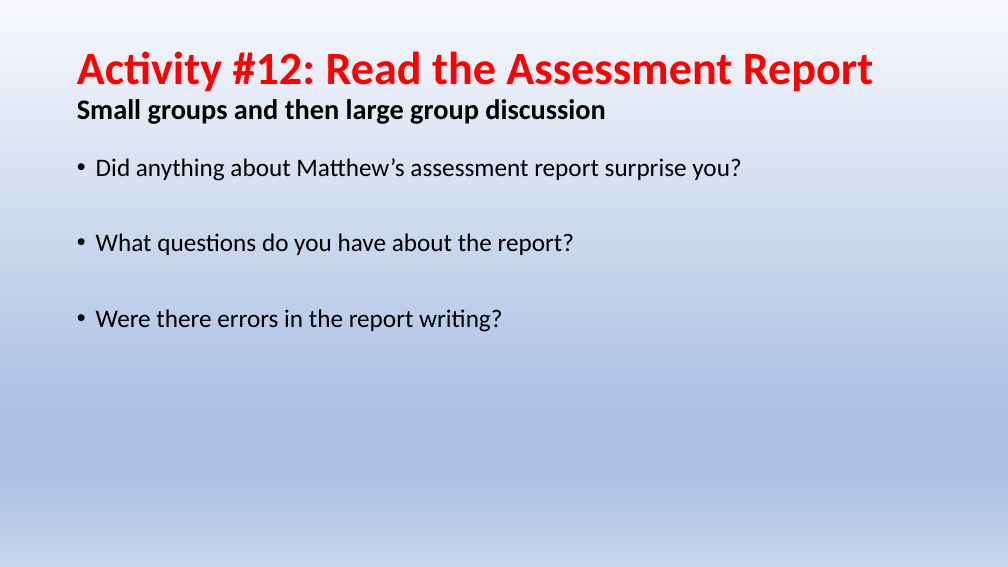
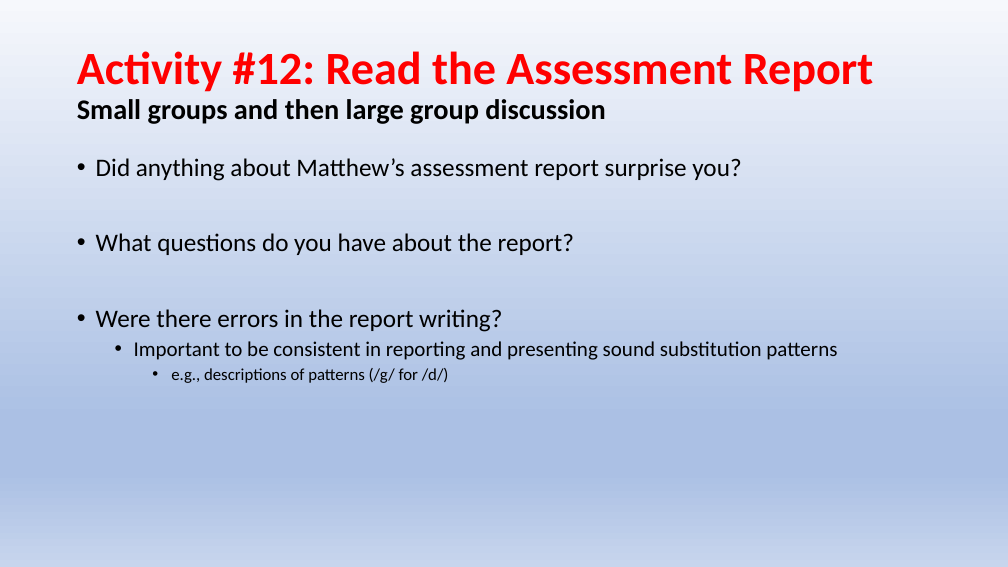
Before and after one commit to Jim-Wright90/cds431_sp22, a slide deck: slide 2 of slides/cds431_week4_1.pptx. Drawn at 1008x567 pixels with LibreOffice and Linux fonts; fonts in the diff are those of the drawing. Boxes give left, top, right and bottom in pixels: in the first picture for what was removed or moved away, otherwise in the second. Text is boxed around its words. In the diff, an @@ line names an element or a change of style, - is before the commit and + after.

```diff
--- a/slides/cds431_week4_1.pptx
+++ b/slides/cds431_week4_1.pptx
@@ text at <box>134,341,837,383</box>: paragraphs added @@
+  • Important to be consistent in reporting and presenting sound substitution patterns
+    • e.g., descriptions of patterns (/g/ for /d/)
```
Also in this commit, not shown: 3 other slides changed, 1 slide removed, 1 other file.
